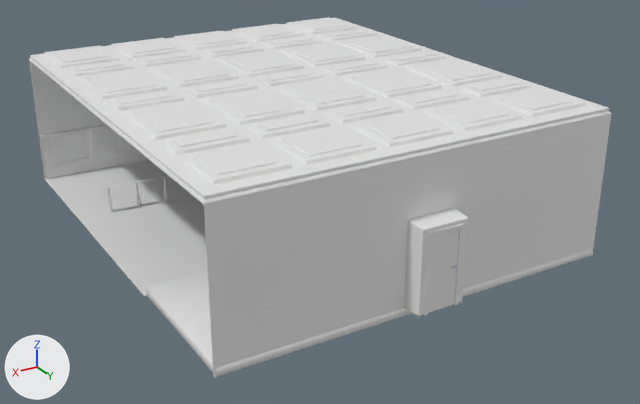
Before and after pictures for a commit that changed the Blender file Rupert Mayer - Konzept 2/Assets/02_Models/01_BasicLebenslauf/05_Sondergericht/GerichtGebäudeLebenslauf.blend.
Before and after are seen from a 50 mm lens placed at (11.84, 16.84, 10.81), pointed at (-0.48, -3.68, 0.55). The lights are fixed; the arrows at lower left show +X, +Y and +Z.

In view in the first picture: 'Boden', 'Bodenplatte.001', 'DoorFrame', 'GerichtWand', 'GerichtWand.001', 'HolzverschalungrÜCKWAND'.
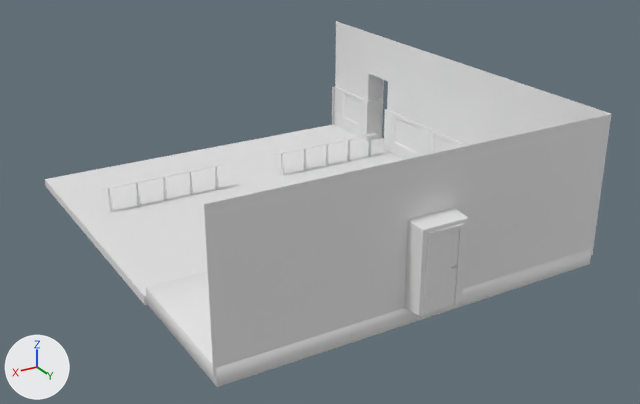
What changed in the scene script:
```text
Change me_plane_002:
    where me_plane_002.from_pydata(...)  # 96 vertices, 75 faces; spans x -6.21..5.62, y -11.12..2.64, z -0.03..3.97
    used by ob_gerichtwand; location = (0.0, 0.0, 0.0)
    verts and faces of me_plane_002; kept vertices keep their numbers, new ones are numbered from 96
    before: 4 (-5.62, -11.12, -0.03), 5 (5.62, -11.12, -0.03), 6 (-5.62, -11.12, 3.97), 7 (5.62, -11.12, 3.97), 10 (-5.62, -11.12, 0.59)
    before: 11 (5.62, -11.12, 0.59), 13 (5.62, -11.12, 3.5), 15 (-5.62, -11.12, 3.5), 17 (-5.62, -11.12, 1.48), 19 (5.62, -11.12, 1.48)
    before: 31 (5.62, -11.12, 2.49), 33 (-5.62, -11.12, 2.49)
    me_plane_002 part 1
    add delete_vertices([5, 7, 11, 13, 19, 31])  # with the faces that use them
Change me_plane_004:
    where me_plane_004.from_pydata(...)  # 12 vertices, 10 faces; spans x -5.57..5.57, y -2.02..2.12, z 0.0..0.22
    used by ob_bodenplatte_001; location = (0.0, 0.0, -0.02)
    me_plane_004 part 2: the whole mesh is scaled about its middle by (1, 1, 2.18), then moved by (0.0, 0.0, -0.13)
Change me_plane_005:
    where me_plane_005.from_pydata(...)  # 4 vertices, 1 face; spans x -5.62..5.62, y -13.23..-4.11, z -0.01
    used by ob_boden; location = (0.0, 2.11, 0.0); scale = (1.0, 1.0, 2.0)
    verts and faces of me_plane_005; kept vertices keep their numbers, new ones are numbered from 4
    before: 0 (-5.62, -13.23, -0.01), 1 (5.62, -13.23, -0.01) at pixel (44, 179), 2 (5.62, -4.11, -0.01) at pixel (144, 295), 3 (-5.62, -4.11, -0.01)
    me_plane_005 part 3
    add for new, old in zip([*range(4, 8)], [*range(0, 4)]): verts[new] = verts[old] + (0.0, 0.0, -0.14)
    add faces += [(4, 7, 6, 5), (2, 6, 7, 3), (0, 3, 7, 4), (1, 5, 6, 2), (0, 4, 5, 1)]
Remove ob_holzverschalungrückwand:
    ob_holzverschalungrückwand = bpy.data.objects.new('HolzverschalungrÜCKWAND', me_plane_008)
    ob_holzverschalungrückwand.location = (0.0, 0.0, 0.0)
    _m = ob_holzverschalungrückwand.modifiers.new('Bevel', 'BEVEL')
    _m.width = 0.005
    _m.width_pct = 0.005
    _m.limit_method = 'NONE'
Change ob_gerichtwand_001:
    add ob_gerichtwand_001.hide_viewport = True
```

Changed parts and their boxes [x1, y1, x2, y2] in the pictures (640 x 404 px; the box of a moved part takes in the faces that stretch with it):
'GerichtWand', reshaped: before [29, 61, 611, 378]; after [204, 21, 611, 378]
'GerichtWand.001', hidden: before [29, 17, 612, 204]
'Boden', reshaped: before [45, 160, 208, 296]; after [45, 124, 403, 305]
'Bodenplatte.001', mesh rescaled (9% taller): before [145, 248, 592, 376]; after [145, 248, 592, 387]
'HolzverschalungrÜCKWAND', deleted: before [40, 124, 149, 179]
part 1 of me_plane_002, deleted: before [29, 61, 106, 179]
part 2 of me_plane_004, moved or reshaped: before [145, 252, 591, 376]; after [145, 252, 591, 387]
part 3 of me_plane_005, added: after [45, 180, 147, 305]
'HolzverschalungSeiten.L', unchanged, uncovered by the edit: after [332, 86, 468, 160]
